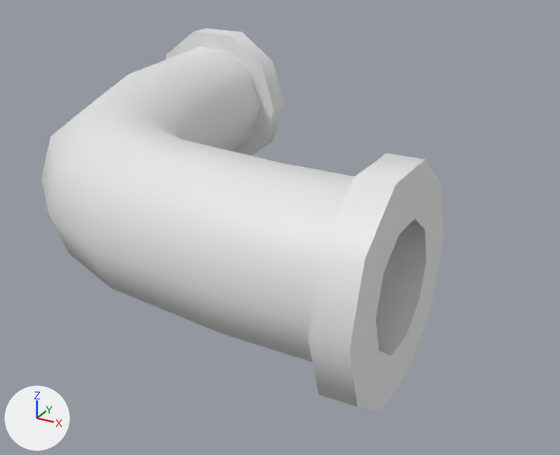
The FBX model Assets/_Visual/Environment/_Interiors/Props/SpecificProps/Train Yard/Long_Curve_Pipe.fbx as it was, and as the next commit left it.
Before and after are seen from a camera (50 mm lens) standing at (1.256, -1.18, 0.637) and looking at (0.412, 0.355, -0.13). Arrows for +X, +Y and +Z are at lower left; the lights stay in place. Where no turn or scale is listed for an object, it has been applied to the vertices.

In view in the first picture: 'Long_Curve_Pipe'.
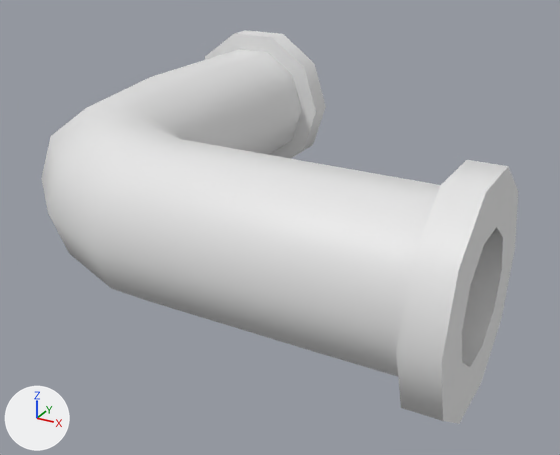
Commit message: Curve and T Pipes fix

Changed parts and their boxes [x1, y1, x2, y2] in the pictures (560 x 455 px; the box of a moved part takes in the faces that stretch with it):
'Long_Curve_Pipe', reshaped (19% wider)
    before: [41, 28, 443, 411]
    after: [41, 30, 518, 424]
part 1 of me_béziercurve_008, moved or reshaped
    before: [206, 107, 260, 151]
    after: [226, 110, 301, 155]
part 2 of me_béziercurve_008, moved or reshaped
    before: [62, 47, 260, 145]
    after: [87, 49, 302, 147]
part 3 of me_béziercurve_008, moved or reshaped
    before: [166, 28, 284, 156]
    after: [205, 30, 326, 159]
part 4 of me_béziercurve_008, moved or reshaped
    before: [124, 141, 443, 407]
    after: [124, 141, 512, 421]

Diff of the bpy script that builds the scene:
```diff
--- a/Assets/_Visual/Environment/_Interiors/Props/SpecificProps/Train Yard/Long_Curve_Pipe.fbx.py
+++ b/Assets/_Visual/Environment/_Interiors/Props/SpecificProps/Train Yard/Long_Curve_Pipe.fbx.py
@@ me_béziercurve_008 @@
 # used by ob_long_curve_pipe; location = (0.0, 0.0, 0.0)
-me_béziercurve_008.from_pydata(...)  # 160 vertices, 160 faces; spans x -0.356..0.867, y -0.257..0.968, z -0.214..0.214
+me_béziercurve_008.from_pydata(...)  # 160 vertices, 160 faces; spans x -0.223..0.999, y -0.225..0.998, z -0.214..0.214
+# me_béziercurve_008 part 1: 6 of the vertices in x -0.246..0.089, y 0.447..0.538, z -0.166..0.0 are moved by (0.074, 0.0, 0.0)
+# me_béziercurve_008 part 2: 4 of the vertices in x -0.214..0.057, y 0.456..0.529, z 0.103..0.166 are moved by (0.074, 0.0, 0.0)
+# me_béziercurve_008 part 3: all 40 vertices in x -0.356..0.091, y 0.898..0.968, z -0.214..0.214 are moved by (0.133, 0.03, 0.0)
+# me_béziercurve_008 part 4: 60 of 160 vertices moved; they spanned x 0.579..0.867, y -0.257..0.193, z -0.214..0.214 and now span x 0.591..0.999, y -0.225..0.225, z -0.214..0.214; mean shift (0.107, 0.031, 0.0); largest move (0.867, -0.154, 0.0) -> (0.999, -0.122, 0.0)
 me_béziercurve_008.materials.append(mat_material_001)
```
